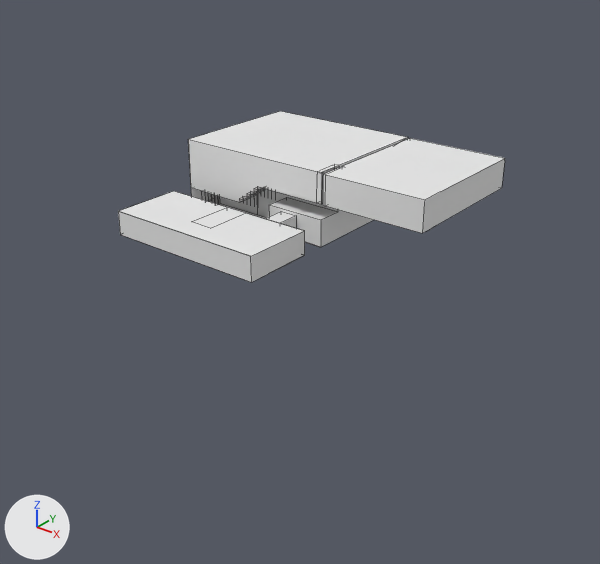
One commit to the Blender file src/Assets/Resources/Levels/Blender/Level1.blend: the scene before it, then after it.
Camera for both pictures: a 50 mm camera at (20.8, -17.0, 12.8) aimed at (0.4, 8.4, -3.0). The axes (+X, +Y, +Z) are drawn at lower left. The lights are the same throughout. Mesh edges are drawn as thin lines.
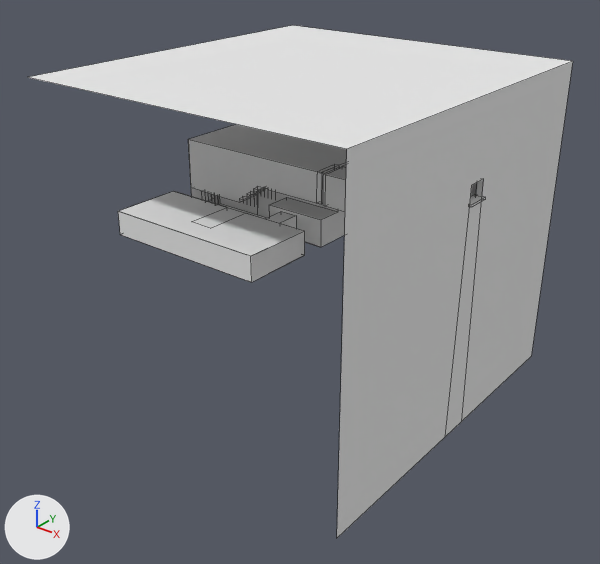
Boxes (x1, y1, x2, y2) around the edits, measured in the pictures (600 x 564 px):
'Plane.001', reshaped (40% wider, 199% taller)
    before: (118, 111, 505, 282)
    after: (29, 25, 573, 538)
part 1 of me_plane_001, built on
    before: (120, 138, 505, 256)
    after: (29, 25, 573, 538)

What the commit changed:
me_plane_001 is used by ob_plane_001; location (0.0, 2.5, 0.0).
me_plane_001 had 247 vertices, 130 faces, 3 loose edges and spanned x -4.0..7.46, y 0.0..10.0, z -0.04..3.0.
me_plane_001 now has 275 vertices, 158 faces, 3 loose edges and spans x -7.29..7.8, y -1.06..14.97, z -8.26..5.97.
Part 1, on me_plane_001:
20 vertices are removed from x -4.0..3.0, y 0.0..5.1, z 0.0..1.76.
15 faces are deleted.
32 vertices are added at x -7.29..7.8, y -1.06..14.97, z -8.26..5.97.
16 new vertices lie (0.0, 0.1, 0.0) away from vertices in x 7.35..7.8, y 6.74..7.77, z 1.95..2.05.
37 new faces join them, mat_floor (its picture is missing).
6 new faces join them, mat_walls (its picture is missing).
